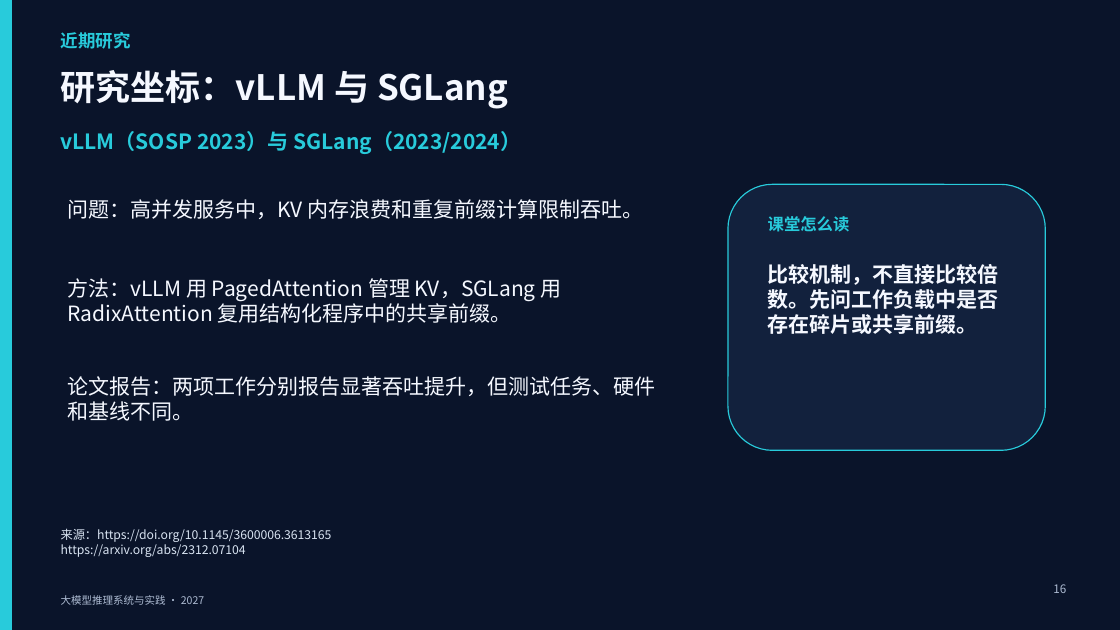
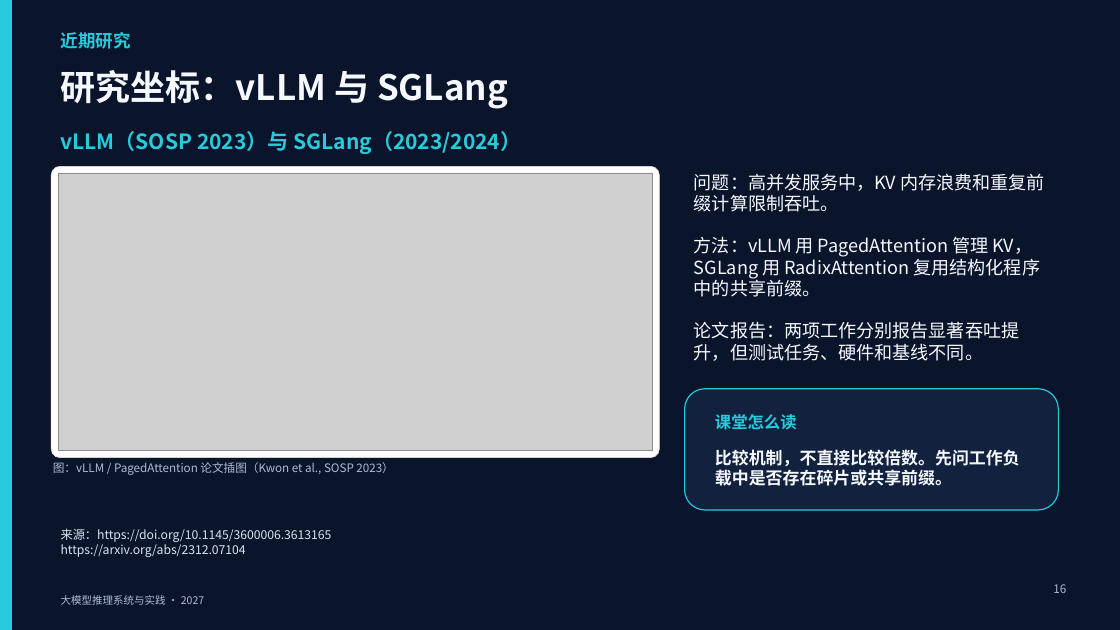
Before and after one commit to vLLM-HUST/intro-to-llm-inference-engines, a slide deck: slide 16 of build/slides/2027/lectures-8-pptx/第01讲_课程导论与评价指标.pptx. Drawn at 1120x630 pixels with LibreOffice and Linux fonts; fonts in the diff are those of the drawing; grey boxes stand for pictures. Boxes give left, top, right and bottom in pixels: in the first picture for what was removed or moved away, otherwise in the second. Text is boxed around its words. In the diff, an @@ line names an element or a change of style, - is before the commit and + after.

```diff
--- a/build/slides/2027/lectures-8-pptx/第01讲_课程导论与评价指标.pptx
+++ b/build/slides/2027/lectures-8-pptx/第01讲_课程导论与评价指标.pptx
@@ rounded rectangle added at (51,166,660,458), fill #FFFFFF, outline #DDE3EE 0.5 pt @@
@@ picture added at (58,173,653,451) @@
@@ text "问题：高并发服务中，KV 内存浪费和重复前缀计算限制吞吐。": place and size @@
-text "问题：高并发服务中，KV 内存浪费和重复前缀计算限制吞吐。" at (68,199,644,219)
+text "问题：高并发服务中，KV 内存浪费和重复前缀计算限制吞吐。" at (694,173,1045,212)
@@ text "方法：vLLM 用 PagedAttention 管理 KV，SGLang ...": place and size @@
-text "方法：vLLM 用 PagedAttention 管理 KV，SGLang ..." at (68,278,562,323)
+text "方法：vLLM 用 PagedAttention 管理 KV，SGLang ..." at (694,236,1041,297)
@@ size 18 to 15.5 pt in 3 elements at (694,173,1045,212), (694,236,1041,297), (694,321,1019,361) @@
@@ text "论文报告：两项工作分别报告显著吞吐提升，但测试任务、硬件和基线不同。": place and size @@
-text "论文报告：两项工作分别报告显著吞吐提升，但测试任务、硬件和基线不同。" at (68,376,656,421)
+text "论文报告：两项工作分别报告显著吞吐提升，但测试任务、硬件和基线不同。" at (694,321,1019,361)
@@ rounded rectangle: place and size @@
-rounded rectangle at (728,184,1046,450)
+rounded rectangle at (685,389,1059,510)
@@ text "课堂怎么读": place and size @@
-text "课堂怎么读" at (768,216,850,232)
+text "课堂怎么读" at (715,414,797,430)
@@ text "比较机制，不直接比较倍数。先问工作负载中是否存在碎片或共享前缀。": place and size @@
-text "比较机制，不直接比较倍数。先问工作负载中是否存在碎片或共享前缀。" at (768,264,999,334)
+text "比较机制，不直接比较倍数。先问工作负载中是否存在碎片或共享前缀。" at (715,449,1020,486)
@@ text "比较机制，不直接比较倍数。先问工作负载中是否存在碎片或共享前缀。" at (715,449,1020,486): size 18 to 14.5 pt @@
@@ text added at (53,462,393,475), 10 pt, text #AEBCD3 @@
+图：vLLM / PagedAttention 论文插图（Kwon et al., SOSP 2023）
```
Also in this commit, not shown: 2 other slides changed, 5 other files.
